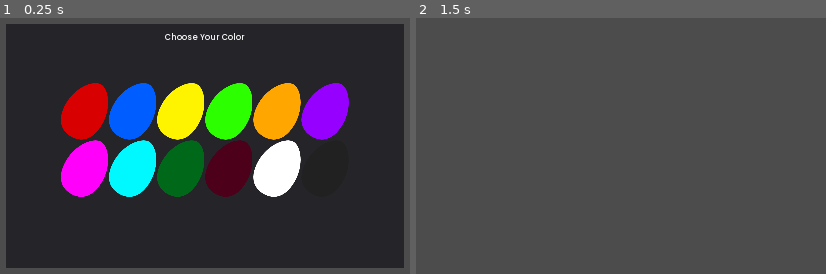
Above: before the commit, frames 1-2 (left to right).
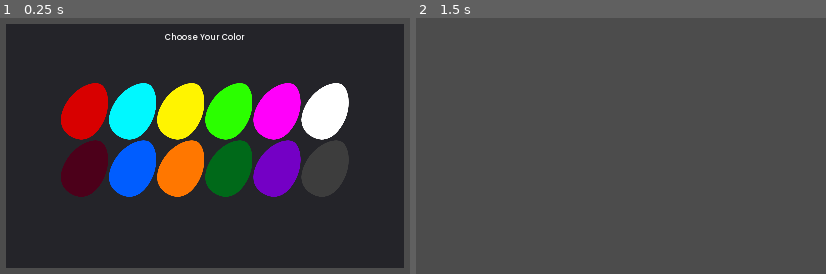
Above: after the commit, the same moments.

Repository: Spootikai/family_splatters
Game: Godot game, scene res://scenes/ColorPicker.tscn
Same seed, same stepped clock (60 frames per second), same inputs: the game is played once before the commit and once after it. This scene is started directly instead of the project's main scene.
Inputs (mouse positions are in pixels of both pictures, inside the frame that each line leads up to; where the layout moved, square brackets give the same spot in the first picture):
- Up to frame 1 (0.25 s): no input
- Up to frame 2 (1.5 s): click (547, 169) [547, 110] at 0.5 s; tap Enter (ui_accept) at 1.25 s; move the mouse to (797, 122) at 1.27 s; press the mouse at (797, 122) at 1.28 s; hold Up (ui_up) from 1.28 s (still down)

The runs differ from the first frame. In frame 1, 17% of the frame differs, in the area x 14-86%, y 25-70%; in frame 2, nothing differs.

Commit message:
Re arranged eggs

Diff:
--- a/scenes/ColorPicker.tscn
+++ b/scenes/ColorPicker.tscn
@@ -42,11 +42,11 @@
 rect_scale = Vector2( 1, 1 )
 color = Color( 0.85098, 0, 0, 1 )
 
-[node name="TextureButton2" parent="Panel/GridContainer" instance=ExtResource( 3 )]
+[node name="TextureButton8" parent="Panel/GridContainer" instance=ExtResource( 3 )]
 margin_left = 231.0
 margin_right = 458.0
 rect_scale = Vector2( 1, 1 )
-color = Color( 0, 0.368627, 1, 1 )
+color = Color( 0, 0.976471, 1, 1 )
 
 [node name="TextureButton3" parent="Panel/GridContainer" instance=ExtResource( 3 )]
 margin_left = 462.0
@@ -61,55 +61,55 @@
 rect_scale = Vector2( 1, 1 )
 color = Color( 0.172549, 1, 0, 1 )
 
-[node name="TextureButton5" parent="Panel/GridContainer" instance=ExtResource( 3 )]
+[node name="TextureButton7" parent="Panel/GridContainer" instance=ExtResource( 3 )]
 margin_left = 924.0
 margin_right = 1151.0
 rect_scale = Vector2( 1, 1 )
-color = Color( 1, 0.658824, 0, 1 )
+color = Color( 1, 0, 0.984314, 1 )
 
-[node name="TextureButton6" parent="Panel/GridContainer" instance=ExtResource( 3 )]
+[node name="TextureButton11" parent="Panel/GridContainer" instance=ExtResource( 3 )]
 margin_left = 1155.0
 margin_right = 1382.0
 rect_scale = Vector2( 1, 1 )
-color = Color( 0.592157, 0, 1, 1 )
+color = Color( 1, 1, 1, 1 )
 
-[node name="TextureButton7" parent="Panel/GridContainer" instance=ExtResource( 3 )]
+[node name="TextureButton10" parent="Panel/GridContainer" instance=ExtResource( 3 )]
 margin_top = 275.0
 margin_bottom = 546.0
 rect_scale = Vector2( 1, 1 )
-color = Color( 1, 0, 0.984314, 1 )
+color = Color( 0.301961, 0, 0.105882, 1 )
 
-[node name="TextureButton8" parent="Panel/GridContainer" instance=ExtResource( 3 )]
+[node name="TextureButton2" parent="Panel/GridContainer" instance=ExtResource( 3 )]
 margin_left = 231.0
 margin_top = 275.0
 margin_right = 458.0
 margin_bottom = 546.0
 rect_scale = Vector2( 1, 1 )
-color = Color( 0, 0.976471, 1, 1 )
+color = Color( 0, 0.368627, 1, 1 )
 
-[node name="TextureButton9" parent="Panel/GridContainer" instance=ExtResource( 3 )]
+[node name="TextureButton5" parent="Panel/GridContainer" instance=ExtResource( 3 )]
 margin_left = 462.0
 margin_top = 275.0
 margin_right = 689.0
 margin_bottom = 546.0
 rect_scale = Vector2( 1, 1 )
-color = Color( 0, 0.415686, 0.101961, 1 )
+color = Color( 1, 0.470588, 0, 1 )
 
-[node name="TextureButton10" parent="Panel/GridContainer" instance=ExtResource( 3 )]
+[node name="TextureButton9" parent="Panel/GridContainer" instance=ExtResource( 3 )]
 margin_left = 693.0
 margin_top = 275.0
 margin_right = 920.0
 margin_bottom = 546.0
 rect_scale = Vector2( 1, 1 )
-color = Color( 0.301961, 0, 0.105882, 1 )
+color = Color( 0, 0.415686, 0.101961, 1 )
 
-[node name="TextureButton11" parent="Panel/GridContainer" instance=ExtResource( 3 )]
+[node name="TextureButton6" parent="Panel/GridContainer" instance=ExtResource( 3 )]
 margin_left = 924.0
 margin_top = 275.0
 margin_right = 1151.0
 margin_bottom = 546.0
 rect_scale = Vector2( 1, 1 )
-color = Color( 1, 1, 1, 1 )
+color = Color( 0.458824, 0, 0.776471, 1 )
 
 [node name="TextureButton12" parent="Panel/GridContainer" instance=ExtResource( 3 )]
 margin_left = 1155.0
@@ -117,4 +117,4 @@
 margin_right = 1382.0
 margin_bottom = 546.0
 rect_scale = Vector2( 1, 1 )
-color = Color( 0.133333, 0.133333, 0.133333, 1 )
+color = Color( 0.243137, 0.243137, 0.243137, 1 )
